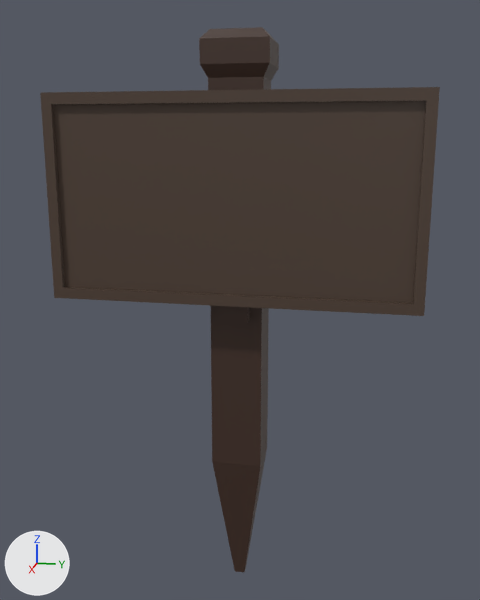
One commit to the FBX model The Green Carnival Game/Assets/Models/Imported Models/Jukebox sign.fbx: the scene before it, then after it.
Before and after are seen from a 50 mm camera at (7.09, 1.41, 5.47) aimed at (0.06, 0.01, 3.71). Arrows for +X, +Y and +Z are at lower left; the lights stay in place. Where no turn or scale is listed for an object, it has been applied to the vertices.

Script lines for the objects in view, before the commit:
```python
me_cube_006 = bpy.data.meshes.new('Cube.006')
me_cube_006.from_pydata(...)  # 16 vertices, 14 faces; spans x 0.36..0.59, y -1.94..1.94, z 3.77..5.9
me_cube_006.materials.append(mat_material_003)  # brown #4e3d32
me_cube_007 = bpy.data.meshes.new('Cube.007')
me_cube_007.from_pydata(...)  # 32 vertices, 30 faces; spans x -0.31..0.37, y -0.35..0.35, z 0.26..6.5
me_cube_007.materials.append(mat_wood_002)  # brown #402c22
ob_sign_003 = bpy.data.objects.new('Sign.003', me_cube_006)
ob_sign_003.location = (0.0, 0.0, 0.0)
ob_sign_post_003 = bpy.data.objects.new('Sign post.003', me_cube_007)
ob_sign_post_003.location = (0.0, 0.0, 0.0)
```
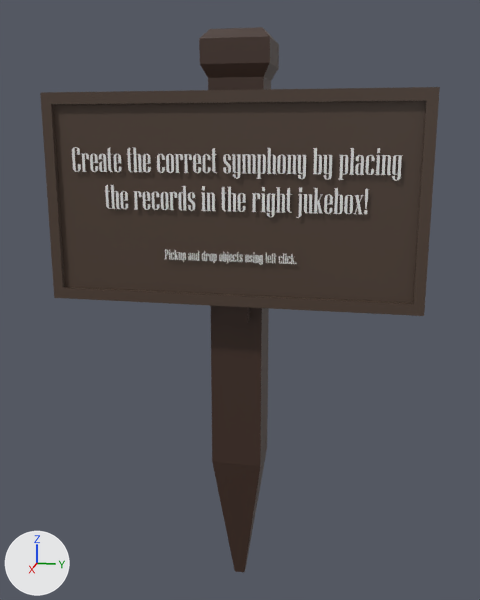
Commit message: Signs redo
converted text to mesh

Diff of the bpy script that builds the scene:
```diff
--- a/The Green Carnival Game/Assets/Models/Imported Models/Jukebox sign.fbx.py
+++ b/The Green Carnival Game/Assets/Models/Imported Models/Jukebox sign.fbx.py
@@ me_text_010 @@
+me_text_010.from_pydata(...)  # 6484 vertices, 9618 faces; spans x -0.003..0.003, y -0.683..0.682, z -0.021..0.102
@@ me_text_011 @@
+me_text_011.from_pydata(...)  # 12396 vertices, 18414 faces; spans x -0.01..0.01, y -1.65..1.65, z -0.42..0.25
@@ ob_text_004 @@
+ob_text_004 = bpy.data.objects.new('Text.004', me_text_010)
+ob_text_004.location = (0.57, 0.0, 4.24)
@@ ob_text_005 @@
+ob_text_005 = bpy.data.objects.new('Text.005', me_text_011)
+ob_text_005.location = (0.57, 0.0, 5.12)
```

Where the change shows, as pixel boxes [x1, y1, x2, y2] in the pictures (480 x 600 px):
'Text.005', added
    after: [72, 147, 403, 218]
'Text.004', added
    after: [165, 249, 296, 265]
